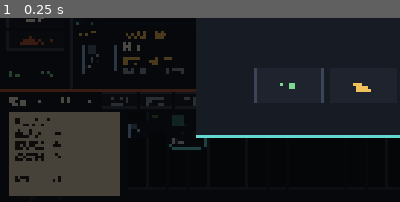
Above: before the commit, frame 1.
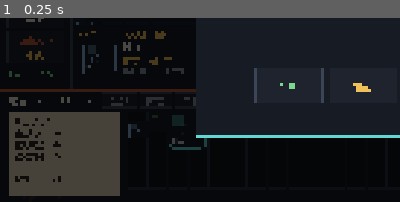
Above: after the commit, the same moment.

Repository: caiyipeng2/Probably-Stolen
Game: Godot game, scene res://scenes/Main.tscn
Same seed, same stepped clock (60 frames per second), same inputs: the game is played once before the commit and once after it.
Inputs:
- Up to frame 1 (0.25 s): no input
The pictures show only the part of the screen within x 0-50%, y 50-100%; the shares and areas given below are measured in that part.

The runs differ from the first frame. In frame 1, 0.1% of the frame differs, in the area x 6-11%, y 17-23%.

Commit message:
M35: restore P2 audio bank, localization UI and presentation effects

Diff:
--- a/data/events.json
+++ b/data/events.json
@@ -371,7 +371,10 @@
           "FOOD": 50
         }
       }
-    ]
+    ],
+    "display_key": "event_normal_bad_harvest_display",
+    "news_key": "event_normal_bad_harvest_news",
+    "desc_key": "event_normal_bad_harvest_desc"
   },
   {
     "id": "market_food_surplus",
@@ -384,7 +387,10 @@
           "FOOD": -20
         }
       }
-    ]
+    ],
+    "display_key": "event_normal_nutrifruit_harvest_display",
+    "news_key": "event_normal_nutrifruit_harvest_news",
+    "desc_key": "event_normal_nutrifruit_harvest_desc"
   },
   {
     "id": "market_medical_shortage",
--- a/scripts/game_state.gd
+++ b/scripts/game_state.gd
@@ -1683,6 +1683,39 @@
 			return nested4
 	return {}
 
+func item_drag_sfx_key(it: Dictionary, action: String) -> String:
+	var def := get_item_def(String(it.get("def_id", "")))
+	var cat := String(def.get("category", ""))
+	var did := String(it.get("def_id", ""))
+	var tags := _item_tags(it)
+	var prefix := "sfx_"
+	var suffix := "_drag" if action == "drag" else "_drop"
+	if cat == "weapon":
+		if did in ["shotgun", "smg"]:
+			return prefix + "heavy_gun" + suffix
+		if did.contains("rifle") or did.contains("ump"):
+			return prefix + "gun" + suffix
+		return prefix + "small_gun" + suffix
+	if cat == "weapon_mod":
+		return prefix + "module" + suffix
+	if cat in ["food", "animal"]:
+		if tags.has("PRODUCE") or tags.has("SEED"):
+			return prefix + "produce" + suffix
+		return prefix + "meaty" + suffix
+	if cat == "medical":
+		return prefix + "plastic_vial" + ("_open" if action == "drag" else "_close")
+	if cat == "document":
+		return prefix + "paper_sheet" + suffix
+	if cat == "material":
+		if tags.has("METAL"):
+			return prefix + "solid_metal" + suffix
+		return prefix + "tiny_item" + suffix
+	if tags.has("TEXTILE"):
+		return prefix + "textile" + suffix
+	if tags.has("GLASS") or did.contains("bottle"):
+		return prefix + "full_plastic_bottle" + suffix
+	return prefix + "tiny_item" + suffix
+
 func _item_tags(it: Dictionary) -> Array:
 	var def := get_item_def(String(it.get("def_id", "")))
 	var tags: Array = def.get("tags", []).duplicate()
--- a/scripts/main.gd
+++ b/scripts/main.gd
@@ -20,6 +20,7 @@
 var game_view: Control
 var bg_window: TextureRect
 var customer_rect: TextureRect
+var customer_idle_tween: Tween
 var fg: TextureRect
 var day_label: Label
 var rent_label: Label
@@ -83,6 +84,8 @@
 var inspection_layer: Control
 var inspection_title: Label
 var inspection_info: Label
+var inspection_pixel_icon: TextureRect
+var inspection_pixel_meta: Label
 var inspection_actions: VBoxContainer
 var inspection_status: Label
 var inspection_appraisal_input: LineEdit
@@ -168,6 +171,9 @@
 var page_buttons: Array = []
 
 var music_player: AudioStreamPlayer
+var radio_player: AudioStreamPlayer
+var radio_index := 0
+var radio_playing := false
 var ambience_player: AudioStreamPlayer
 var sfx_players: Array = []
 var sfx_next := 0
@@ -814,6 +820,9 @@
 		ambience_player.stream = load(amb_path)
 		if audio_enabled:
 			ambience_player.play()
+	radio_player = AudioStreamPlayer.new()
+	radio_player.volume_db = -14.0
+	add_child(radio_player)
 	for i in range(4):
 		var p := AudioStreamPlayer.new()
 		p.volume_db = -8.0
@@ -850,6 +859,31 @@
 	if f:
 		f.store_string(JSON.stringify({"enabled": audio_enabled}))
 		f.close()
+
+func _toggle_radio() -> void:
+	if radio_player == null:
+		return
+	if radio_playing:
+		radio_player.stop()
+		radio_playing = false
+		_toast("电台关闭。")
+		return
+	var songs := [
+		"01_a_bao_a_qu", "02_the_wailing", "03_long_star_river", "04_deluge",
+		"05_spellsinger_radio_edition", "06_golden_lotus", "07_junkyard_jockey",
+	]
+	var qualities := ["pristine", "slightly_degraded", "very_degraded"]
+	var song := String(songs[radio_index % songs.size()])
+	var quality := String(qualities[int(floor(float(radio_index) / float(songs.size()))) % qualities.size()])
+	radio_index += 1
+	var path := _audio_path("%s_%s.ogg" % [song, quality])
+	if path == "":
+		_toast("电台没有信号。")
+		return
+	radio_player.stream = load(path)
+	radio_player.play()
+	radio_playing = true
+	_toast("电台：%s（%s）" % [song.replace("_", " ").capitalize(), quality.replace("_", " ")])
 
 func _on_music_toggled(on: bool) -> void:
 	if music_player == null:
@@ -972,6 +1006,7 @@
 	back.color = Color("#0b0e14")
 	back.size = Vector2(1920, 1080)
 	game_view.add_child(back)
+	_texture_rect(game_view, Vector2.ZERO, Vector2(1920, 1080), _art_path("shop_scene_base.png"))
 	bg_window = _texture_rect(game_view, Vector2.ZERO, Vector2(1920, 1080), _art_path("shop_bg_window.png"))
 	customer_rect = _texture_rect(game_view, Vector2(635, 5), Vector2(677, 496), _customer_path("maleUpper_0.png"))
 	fg = _texture_rect(game_view, Vector2.ZERO, Vector2(1920, 1080), _art_path("shop_fg.png"))
@@ -1033,6 +1068,7 @@
 			color = C_RUST
 		var b := _button(rail, items[i][0], Vector2(20, 50 + i * 64), Vector2(170, 56), color, _on_rail.bind(key))
 		rail_buttons[key] = b
+	_button(rail, "电台", Vector2(20, 548), Vector2(170, 44), C_AMBER, _toggle_radio)
 	status_label = _label(rail, "营业中", Vector2(20, 606), Vector2(170, 44), 20, C_GREEN)
 
 func _build_right_rail() -> void:
@@ -1167,16 +1203,19 @@
 	inspection_title = _label(panel, "验货", Vector2(30, 16), Vector2(900, 48), 34, C_AMBER)
 	_button(panel, "关闭", Vector2(1660, 14), Vector2(130, 48), C_MUTED, _close_inspection)
 	var left := _panel(panel, Vector2(30, 80), Vector2(1100, 880), C_PANEL2, C_LINE, 2)
+	inspection_pixel_icon = _texture_rect(left, Vector2(20, 20), Vector2(260, 260), "")
+	inspection_pixel_meta = _label(left, "", Vector2(20, 286), Vector2(260, 80), 18, C_AMBER)
+	inspection_pixel_meta.autowrap_mode = TextServer.AUTOWRAP_WORD_SMART
 	var lscroll := ScrollContainer.new()
-	lscroll.position = Vector2(20, 20)
-	lscroll.size = Vector2(1060, 840)
+	lscroll.position = Vector2(300, 20)
+	lscroll.size = Vector2(780, 840)
 	lscroll.horizontal_scroll_mode = ScrollContainer.SCROLL_MODE_DISABLED
 	lscroll.vertical_scroll_mode = ScrollContainer.SCROLL_MODE_AUTO
 	lscroll.add_theme_stylebox_override("panel", _style(C_PANEL, C_LINE, 1))
 	left.add_child(lscroll)
-	inspection_info = _label(lscroll, "", Vector2(10, 10), Vector2(1030, 800), 22, C_TEXT)
+	inspection_info = _label(lscroll, "", Vector2(10, 10), Vector2(750, 800), 21, C_TEXT)
 	inspection_info.autowrap_mode = TextServer.AUTOWRAP_WORD_SMART
-	inspection_info.custom_minimum_size = Vector2(1030, 800)
+	inspection_info.custom_minimum_size = Vector2(750, 800)
 	var right := _panel(panel, Vector2(1150, 80), Vector2(640, 880), C_PANEL2, C_LINE, 2)
 	_label(right, "工具与操作", Vector2(20, 14), Vector2(300, 32), 24, C_AMBER)
 	var rscroll := ScrollContainer.new()
@@ -3102,7 +3141,11 @@
 			dragging_uid = uid
 			drag_icon = icon
 			drag_source = source
-			_play_sfx("pickup")
+			var drag_item := GameState.find_item(uid)
+			if drag_item.is_empty():
+				_play_sfx("pickup")
+			else:
+				_play_sfx(GameState.item_drag_sfx_key(drag_item, "drag"))
 			drag_offset = icon.get_global_mouse_position() - icon.global_position
 			icon.z_index = 10
 			icon.modulate.a = 0.75
@@ -3130,6 +3173,7 @@
 			drag_icon.position = drag_icon.get_global_mouse_position() - drag_offset - parent_ctrl.global_position
 
 func _finish_drag(uid: int, source: String) -> void:
+	var drop_item := GameState.find_item(uid)
 	var mouse := get_global_mouse_position()
 	var handled := false
 	var target := ""
@@ -3168,6 +3212,8 @@
 			handled = GameState.move_item(uid, gx2, gy2, current_page)
 		else:
 			handled = GameState.place_item_in_player(uid, current_page, gx2, gy2)
+	if not drop_item.is_empty():
+		_play_sfx(GameState.item_drag_sfx_key(drop_item, "drop"))
 	if not handled:
 		_toast("这个位置放不下。")
 	_refresh()
@@ -3270,7 +3316,17 @@
 		GameState.put_display_on_counter(selected_uid)
 	_refresh()
 
+func _start_customer_idle() -> void:
+	if customer_idle_tween:
+		customer_idle_tween.kill()
+	if customer_rect == null:
+		return
+	customer_idle_tween = create_tween().set_loops()
+	customer_idle_tween.tween_property(customer_rect, "position:y", 8.0, 1.2).set_trans(Tween.TRANS_SINE)
+	customer_idle_tween.tween_property(customer_rect, "position:y", 5.0, 1.2).set_trans(Tween.TRANS_SINE)
+
 func _on_customer_changed() -> void:
+	_start_customer_idle()
 	selected_uid = int(GameState.counter_item["uid"]) if not GameState.counter_item.is_empty() else -1
 	var intent := String(GameState.current_customer.get("intent", "")) if not GameState.current_customer.is_empty() else ""
 	if intent == "barter":
@@ -4564,6 +4620,11 @@
 	lbl.position = base_pos + Vector2(160 if not is_player else 120, 20)
 	lbl.add_theme_font_size_override("font_size", 34)
 	lbl.add_theme_color_override("font_color", Color("#ff7a6a") if is_player else Color("#ffd166"))
+	lbl.add_theme_constant_override("outline_size", 8)
+	lbl.add_theme_color_override("font_outline_color", Color(0.05, 0.03, 0.02, 0.95))
+	lbl.add_theme_constant_override("shadow_offset_x", 2)
+	lbl.add_theme_constant_override("shadow_offset_y", 2)
+	lbl.add_theme_color_override("font_shadow_color", Color(0, 0, 0, 0.65))
 	lbl.mouse_filter = Control.MOUSE_FILTER_IGNORE
 	host.add_child(lbl)
 	var tw := create_tween()
@@ -4679,8 +4740,22 @@
 	if item_uid < 0:
 		sfx_key = "shotgun" if id.contains("shotgun") else ("gun" if id.contains("attack") else "soft")
 	_play_sfx(sfx_key)
+	if item_uid < 0 and (id.contains("attack") or id.contains("shotgun")):
+		_combat_muzzle_flash()
 	GameState.combat_player_action(id, GameState.combat_target_uid, item_uid)
 	_update_combat_ui()
+
+func _combat_muzzle_flash() -> void:
+	if combat_layer == null:
+		return
+	var flash := ColorRect.new()
+	flash.color = Color(1.0, 0.86, 0.45, 0.28)
+	flash.set_anchors_and_offsets_preset(Control.PRESET_FULL_RECT)
+	flash.mouse_filter = Control.MOUSE_FILTER_IGNORE
+	combat_layer.add_child(flash)
+	var tw := create_tween()
+	tw.tween_property(flash, "color:a", 0.0, 0.18)
+	tw.tween_callback(flash.queue_free)
 
 func _combat_action(action: String) -> void:
 	if not GameState.combat_active:
@@ -4903,6 +4978,10 @@
 	if intent == "appraise":
 		text += "\n【估价】\n输入你认为的真实价值，误差越小评级越高。\n"
 	inspection_info.text = text
+	var icon_path := GameState.item_icon_path(def)
+	inspection_pixel_icon.texture = load(icon_path) if icon_path != "" else null
+	inspection_pixel_meta.text = "%s
+品相 %d%% · %s" % [GameState.item_display_name(it), int(it.get("condition", 100)), String(fam.get("name", "普通物品"))]
 	_clear_children(inspection_actions)
 	var tools := GameState.inspection_tools_for_counter()
 	var relevant := ["magnifier", "flashlight", "scale"]
@@ -5084,12 +5163,19 @@
 	_refresh()
 
 func _on_event_started(event: Dictionary) -> void:
+	var title := String(event.get("title", "夜间事件"))
+	if String(event.get("display_key", "")) != "":
+		title = GameState.loc("Mechanic", String(event.get("display_key", "")), title)
 	var text := String(event.get("text", ""))
+	if String(event.get("news_key", "")) != "":
+		text = GameState.loc("Mechanic", String(event.get("news_key", "")), text)
+	if String(event.get("desc_key", "")) != "":
+		text = GameState.loc("Mechanic", String(event.get("desc_key", "")), text)
 	var actions: Array = []
 	var choices: Array = event.get("choices", [])
 	for i in range(choices.size()):
 		actions.append({"label": choices[i].get("label", "选择"), "cb": _on_event_choice.bind(i, choices[i].get("result", ""))})
-	_show_modal(String(event.get("title", "夜间事件")), text, actions)
+	_show_modal(title, text, actions)
 
 func _on_event_choice(index: int, result: String) -> void:
 	_play_sfx("page")
--- a/scripts/test_assets.gd
+++ b/scripts/test_assets.gd
@@ -25,6 +25,16 @@
 			pfound += 1
 	check(pfound == portraits.size(), "original character portraits present", "%d/%d" % [pfound, portraits.size()])
 	check(FileAccess.file_exists("res://assets_private/items/glock_receiver.png"), "original item sprite present")
+	var audio_count := 0
+	var dir := DirAccess.open("res://assets_private/audio_original")
+	if dir:
+		for f in dir.get_files():
+			if f.ends_with(".ogg") and not f.ends_with(".ogg.import"):
+				audio_count += 1
+	check(audio_count >= 270, "full original audio bank converted", str(audio_count))
+	check(FileAccess.file_exists("res://assets_private/audio_original/01_a_bao_a_qu_pristine.ogg"), "radio pristine song present")
+	check(FileAccess.file_exists("res://assets_private/audio_original/sfx_meaty_drop.ogg"), "material drag sfx present")
+	check(FileAccess.file_exists("res://assets/art/shop_scene_base.png"), "original scene base present")
 	var public_audio := load("res://assets_public/audio/music_main.ogg")
 	check(public_audio != null, "public audio fallback present")
 	print("FAILS=", fails)
Not shown, changed: export_presets.cfg
